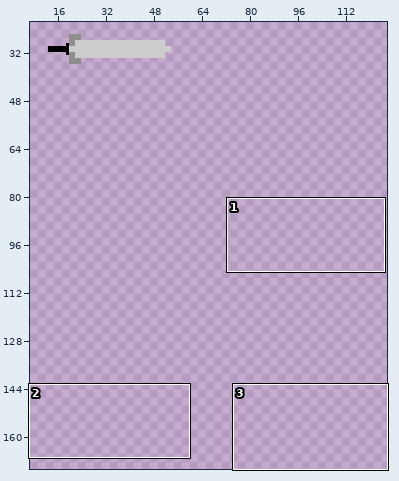
File history of a sprite sheet, Code/YouAreTheVillain/YouAreTheVillainContent/projectiles.png. The picture above shows the old version from afar; the outline marks the close-up.
Close-up. Old version:
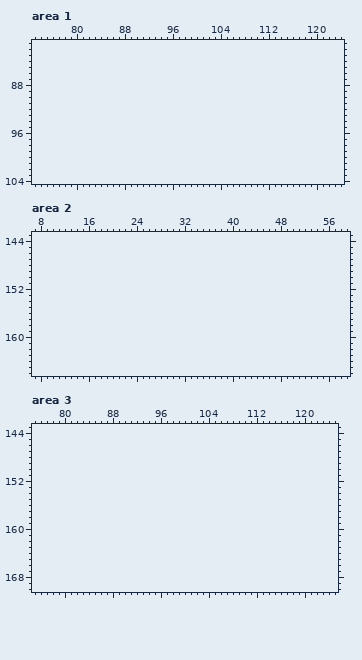
The file is 64x64 pixels. Pixels under 10% opacity are left out. Shown: area 1: x 73..124, y 81..104; area 2: x 7..59, y 143..166; area 3: x 75..125, y 143..170. The old version is drawn lined up with the new one, on the new canvas. The wide view leaves out empty margins. The commit also changed other parts of the picture, which this record leaves out.
New version:
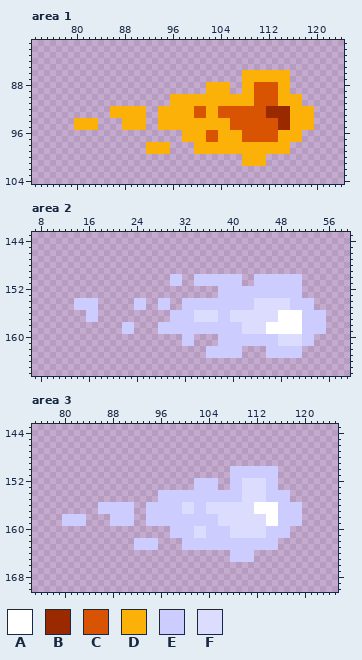
Palette (. is transparent): A #ffffff  B #9b2900  C #d95402  D #fbb108  E #ccccff  F #dcdcff
Changes in this commit:
canvas 64x64 -> 128x192, the old top-left corner now at 3,-1 (the part of the old canvas that was cut away was empty and is not shown)
Area 1:
y 86..87: x 108..115 ........ -> DDDDDDDD
y 88..89: x 102..105 .... -> DDDD; x 108..115 ........ -> DDCCCCDD
y 90..91: x 96..117 ...................... -> DDDDDDDDDDDDDDCCCCDDDD
y 92..93: x 86..91 ...... -> DDDDDD; x 94..119 .......................... -> DDDDDDCCDDCCCCCCCCBBBBDDDD
y 94..95: x 80..83 .... -> DDDD; x 88..91 .... -> DDDD; x 94..119 .......................... -> DDDDDDDDDDDDCCCCCCCCBBDDDD
y 96..97: x 98..117 .................... -> DDDDCCDDDDCCCCCCDDDD
y 98..99: x 92..95 .... -> DDDD; x 100..115 ................ -> DDDDDDDDDDDDDDDD
y 100..101: x 108..111 .... -> DDDD
Area 2:
y 150..151: x 30..31 .. -> EE; x 34..41 ........ -> EEEEEEEE; x 44..51 ........ -> EEEEEEEE
y 152..153: x 38..51 .............. -> EEEEEEEEEEEEEE
y 154..155: x 14..17 .... -> EEEE; x 24..25 .. -> EE; x 28..29 .. -> EE; x 32..53 ...................... -> EEEEEEEEEEEEFFFFFFEEEE
y 156..157: x 16..17 .. -> EE; x 30..55 .......................... -> EEEEFFFFEEFFFFFFFFAAAAEEEE
y 158..159: x 22..23 .. -> EE; x 28..55 ............................ -> EEEEEEEEEEEEEEFFFFAAAAAAEEEE
y 160..161: x 32..33 .. -> EE; x 38..53 ................ -> EEEEEEEEEEFFFFEE
y 162..163: x 36..41 ...... -> EEEEEE; x 46..51 ...... -> EEEEEE
Area 3:
y 150..151: x 108..115 ........ -> EEEEEEEE
y 152..153: x 102..105 .... -> EEEE; x 108..115 ........ -> EEFFFFEE
y 154..155: x 96..117 ...................... -> EEEEEEEEEEEEEEFFFFEEEE
y 156..157: x 86..91 ...... -> EEEEEE; x 94..119 .......................... -> EEEEEEFFEEFFFFFFFFAAAAEEEE
y 158..159: x 80..83 .... -> EEEE; x 88..91 .... -> EEEE; x 94..119 .......................... -> EEEEEEEEEEEEFFFFFFFFAAEEEE
y 160..161: x 98..117 .................... -> EEEEFFEEEEFFFFFFEEEE
y 162..163: x 92..95 .... -> EEEE; x 100..115 ................ -> EEEEEEEEEEEEEEEE
y 164..165: x 108..111 .... -> EEEE
Pixel boxes of the changes (left, top, right, bottom) in both close-ups:
added: (74, 70, 314, 166)
added: (122, 274, 326, 358)
added: (74, 298, 98, 322)
added: (62, 466, 302, 562)
